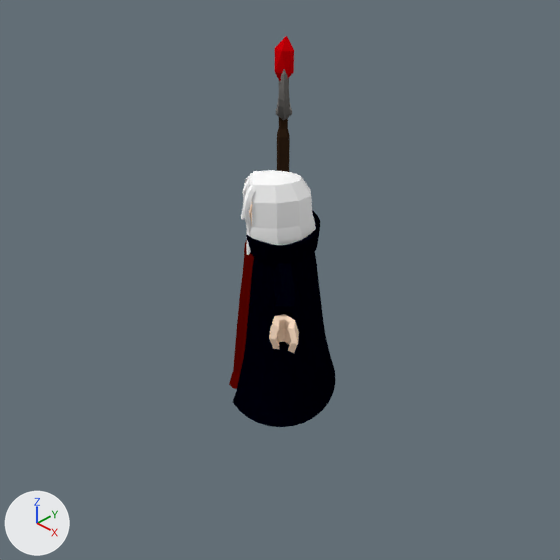
Two versions of the Blender file blender/char1.blend, one commit apart.
One viewpoint serves both versions: the file's camera 'Camera'. The axes (+X, +Y, +Z) are drawn at lower left. The lights are the same throughout.

The scene before the commit, as lines of its bpy script (objects in view):
```python
ob_baculo = bpy.data.objects.new('baculo', me_torus_001)
ob_baculo.parent = ob_mano_d
ob_baculo.location = (-4.504, 0.155, 8.946)
ob_brazo_d = bpy.data.objects.new('brazo_d', me_cylinder_014)
ob_brazo_d.location = (-1.45, 1.67, 5.12)
ob_brazo_d.rotation_euler = (0.0, 0.0, -0.785)  # degrees (0, 0, -45)
ob_brazo_i = bpy.data.objects.new('brazo_i', me_cylinder_007)
ob_brazo_i.location = (1.7, -1.48, 5.14)
ob_brazo_i.rotation_euler = (0.0, 0.0, -0.785)  # degrees (0, 0, -45)
ob_cabeza = bpy.data.objects.new('cabeza', me_cube)
ob_cabeza.location = (-0.01, 0.04, 6.71)
ob_cabeza.rotation_euler = (0.0, 0.0, -0.785)  # degrees (0, 0, -45)
ob_cristal = bpy.data.objects.new('cristal', me_icosphere)
ob_cristal.parent = ob_baculo
ob_cristal.location = (-4.48, 0.164, 10.6)
ob_mano_i = bpy.data.objects.new('mano_i', me_cylinder_008)
ob_mano_i.location = (3.2, -3.04, 5.14)
ob_mano_i.rotation_euler = (0.0, 0.0, -0.785)  # degrees (0, 0, -45)
ob_tunica = bpy.data.objects.new('tunica', me_cone)
ob_tunica.location = (0.13, 0.27, 3.41)
ob_tunica.rotation_euler = (0.0, 0.0, -0.785)  # degrees (0, 0, -45)
ob_tunica_2 = bpy.data.objects.new('tunica_2', me_cone_003)
ob_tunica_2.location = (-0.75, -0.54, 2.97)
ob_tunica_2.rotation_euler = (0.0, 0.0, -0.785)  # degrees (0, 0, -45)
```
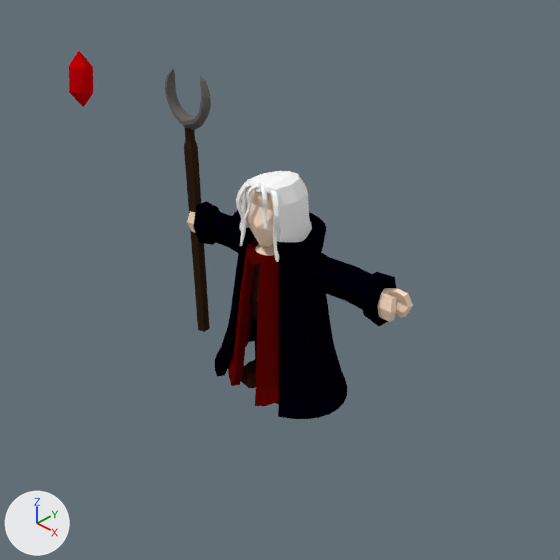
Where the newer file only moved an object's origin or applied its transform, the numbers keep the older frame.

The change in detail:
me_cone has 486 vertices, 484 faces and spans x -2.83..2.83, y -1.97..1.79, z -3.3..3.01.
me_cone is used by ob_tunica; location (0.13, 0.27, 3.41); rotation (0.0, 0.0, -0.785), in degrees (0, 0, -45).
me_cone part 1: the whole mesh is turned 46.7 degrees about the z axis through its middle, then moved by (-0.13, -0.12, 0.0).
me_cube has 378 vertices, 338 faces and spans x -1.15..1.15, y -1.23..1.15, z -1.17..1.33.
me_cube is used by ob_cabeza; location (-0.01, 0.04, 6.71); rotation (0.0, 0.0, -0.785), in degrees (0, 0, -45).
me_cube part 2: the whole mesh is turned 46.7 degrees about the z axis through its middle, then moved by (0.02, 0.0, 0.0).
me_cylinder_007 has 42 vertices, 36 faces and spans x -1.15..1.96, y -0.53..0.48, z -0.76..0.76.
me_cylinder_007 is used by ob_brazo_i; location (1.7, -1.48, 5.14); rotation (0.0, 0.0, -0.785), in degrees (0, 0, -45).
me_cylinder_007 part 3: the whole mesh is turned 46.7 degrees about the z axis through its middle, then moved by (-0.94, 1.91, 0.0).
me_cylinder_008 has 30 vertices, 28 faces and spans x -0.511..0.432, y -0.402..0.398, z -0.402..0.402.
me_cylinder_008 is used by ob_mano_i; location (3.2, -3.04, 5.14); rotation (0.0, 0.0, -0.785), in degrees (0, 0, -45).
me_cylinder_008 part 4: the whole mesh is turned 46.7 degrees about the z axis through its middle, then moved by (-1.461, 3.16, 0.0).
me_cylinder_014 has 42 vertices, 36 faces and spans x -1.96..1.15, y -0.53..0.48, z -0.76..0.76.
me_cylinder_014 is used by ob_brazo_d; location (-1.45, 1.67, 5.12); rotation (0.0, 0.0, -0.785), in degrees (0, 0, -45).
me_cylinder_014 part 5: the whole mesh is turned 46.7 degrees about the z axis through its middle, then moved by (0.72, -1.93, 0.0).
me_torus_001 has 124 vertices, 123 faces and spans x -1.16..1.15, y -0.3..0.3, z -8.88..1.53.
me_torus_001 is used by ob_baculo; parent ob_mano_d; location (-4.504, 0.155, 8.946).
me_torus_001 part 6: the whole mesh is multiplied about the mesh origin by the matrix ((0.823, -0.568, 0.006), (0.568, 0.823, 0.002), (-0.006, 0.001, 1.0)).
me_icosphere has 12 vertices, 20 faces and spans x -0.36..0.36, y -0.34..0.34, z -0.83..0.83.
me_icosphere is used by ob_cristal; parent ob_baculo; location (-4.48, 0.164, 10.6).
me_icosphere part 7: the whole mesh is turned 46.7 degrees about the z axis through its middle, then moved by (1.28, -3.27, 0.01).
me_cone_003 has 148 vertices, 133 faces and spans x -1.96..1.94, y -0.96..0.93, z -2.82..2.7.
me_cone_003 is used by ob_tunica_2; location (-0.75, -0.54, 2.97); rotation (0.0, 0.0, -0.785), in degrees (0, 0, -45).
me_cone_003 part 8: the whole mesh is turned 46.7 degrees about the z axis through its middle, then moved by (0.71, 0.19, 0.0).
Object 'mano_d' (ob_mano_d) moves from (-3.01, 3.16, 5.13) to (-4.36, 0.0, 5.13).
Object 'mano_d' (ob_mano_d) turns from (0, 0.4, -45) to (-0.1, 0, -33) degrees about x, y and z.
In object 'baculo' (ob_baculo), matrix_parent_inverse goes from Matrix(((1.0, 0.0, 0.0, 4.359), (0.0, 1.0, 0.0, -0.127), (0.0, 0.0, 1.0, -5.113), (0.0, 0.0, 0.0, 1.0))) to Matrix(((1.0, 0.0, 0.0, 3.806), (0.0, 1.0, 0.0, 1.766), (0.0, 0.0, 1.0, -5.132), (0.0, 0.0, 0.0, 1.0))).
Object 'baculo' (ob_baculo) moves from (-4.504, 0.155, 8.946) to (-3.919, -1.816, 8.967).

Boxes (x1, y1, x2, y2) around the edits, measured in the pictures (560 x 560 px):
'tunica', mesh turned
    before: (233, 210, 335, 427)
    after: (215, 210, 347, 419)
'tunica_2', mesh turned
    before: (229, 240, 254, 389)
    after: (228, 239, 279, 406)
'cabeza', mesh turned
    before: (241, 170, 316, 255)
    after: (236, 171, 312, 262)
'brazo_i', mesh turned
    before: (266, 263, 303, 352)
    after: (307, 252, 396, 326)
'baculo', reshaped, moved, turned
    before: (276, 70, 292, 172)
    after: (165, 69, 211, 332)
'mano_i', mesh turned
    before: (269, 314, 299, 353)
    after: (377, 288, 413, 322)
'cristal', mesh turned, reshaped
    before: (274, 36, 294, 81)
    after: (69, 51, 93, 107)
'brazo_d', mesh turned (not visible before)
    after: (193, 201, 255, 253)
'mano_d', moved, turned (not visible before)
    after: (187, 211, 196, 233)
